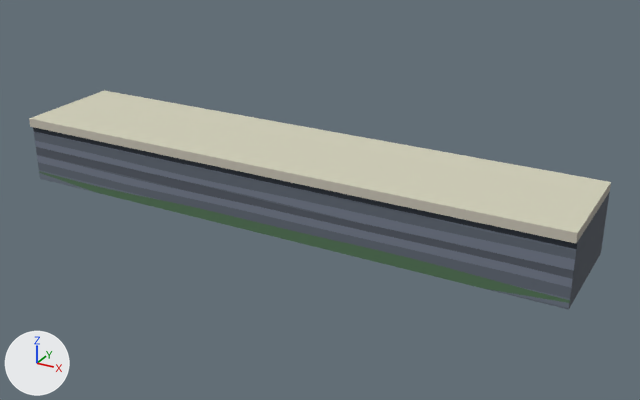
The glTF model kit/models/aguas_far_bank.glb: old version first, new version second.
Rendered twice from a 50 mm lens placed at (9.13, -15.4, 8.16), pointed at (0.59, 0.13, 0.39). The lights are fixed; the arrows at lower left show +X, +Y and +Z. The first picture is the older version. Vertices at exactly the same position are counted once.

The scene before the commit, as lines of its bpy script (objects in view):
```python
me_aguas_far_bank = bpy.data.meshes.new('aguas_far_bank')
me_aguas_far_bank.from_pydata(...)  # 644 vertices, 1280 faces; spans x -6.4..6.4, y -1.3..1.3, z 0.0..1.55
me_aguas_far_bank.materials.append(mat_palette)  # picture img_house_atlas
ob_aguas_far_bank = bpy.data.objects.new('aguas_far_bank', me_aguas_far_bank)
ob_aguas_far_bank.location = (0.0, 0.0, 0.0)
```
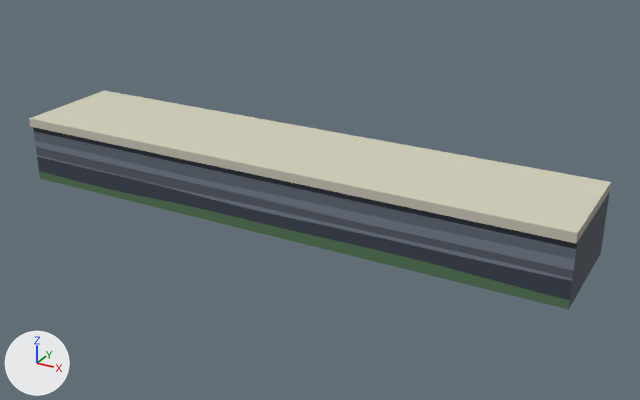
The edits, one by one:
me_aguas_far_bank is used by ob_aguas_far_bank; location (0.0, 0.0, 0.0).
me_aguas_far_bank had 644 vertices, 1280 faces and spanned x -6.4..6.4, y -1.3..1.3, z 0.0..1.55.
me_aguas_far_bank now has 665 vertices, 1322 faces and spans x -6.4..6.4, y -1.3..1.3, z 0.0..1.55.
Part 1, on me_aguas_far_bank:
15 vertices are removed from x -6.4..6.4, y -1.22..1.3, z 0.0..0.15.
173 faces are deleted.
3 vertices move within x -4.79..4.58, y -1.22, z 0.01..0.45.
25 vertices are added at x -6.18..6.18, y -1.22, z 0.51..0.58.
6 new vertices lie (0.0, 0.0, -0.06) away from vertices in x -0.79..4.01, y -1.22, z 0.58..0.61.
5 new vertices lie (0.0, 0.0, -0.04) away from vertices in x -6.4..6.4, y -1.22..1.3, z 0.61..0.62.
215 new faces join them.
me_aguas_far_bank part 2: 62 kept faces spanning x -6.4..6.4, y -1.22, z 0.0..0.23 get new texture (UV) coordinates.

Boxes (x1, y1, x2, y2) around the edits, measured in the pictures (640 x 400 px; the box of a moved part takes in the faces that stretch with it):
part 1 of me_aguas_far_bank, moved or reshaped
    both: (37, 155, 605, 308)
part 2 of me_aguas_far_bank, surface changed
    both: (39, 170, 570, 310)
